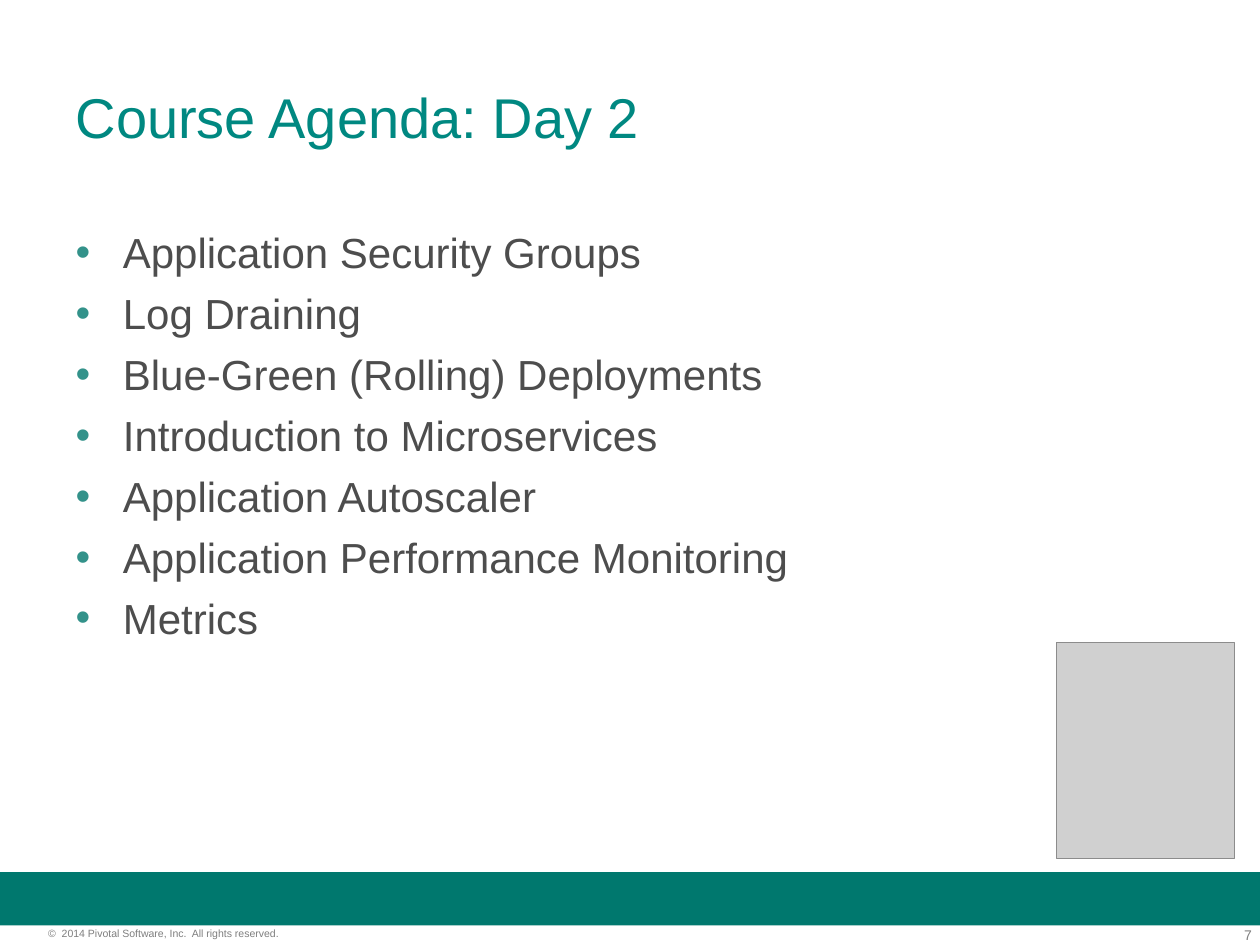
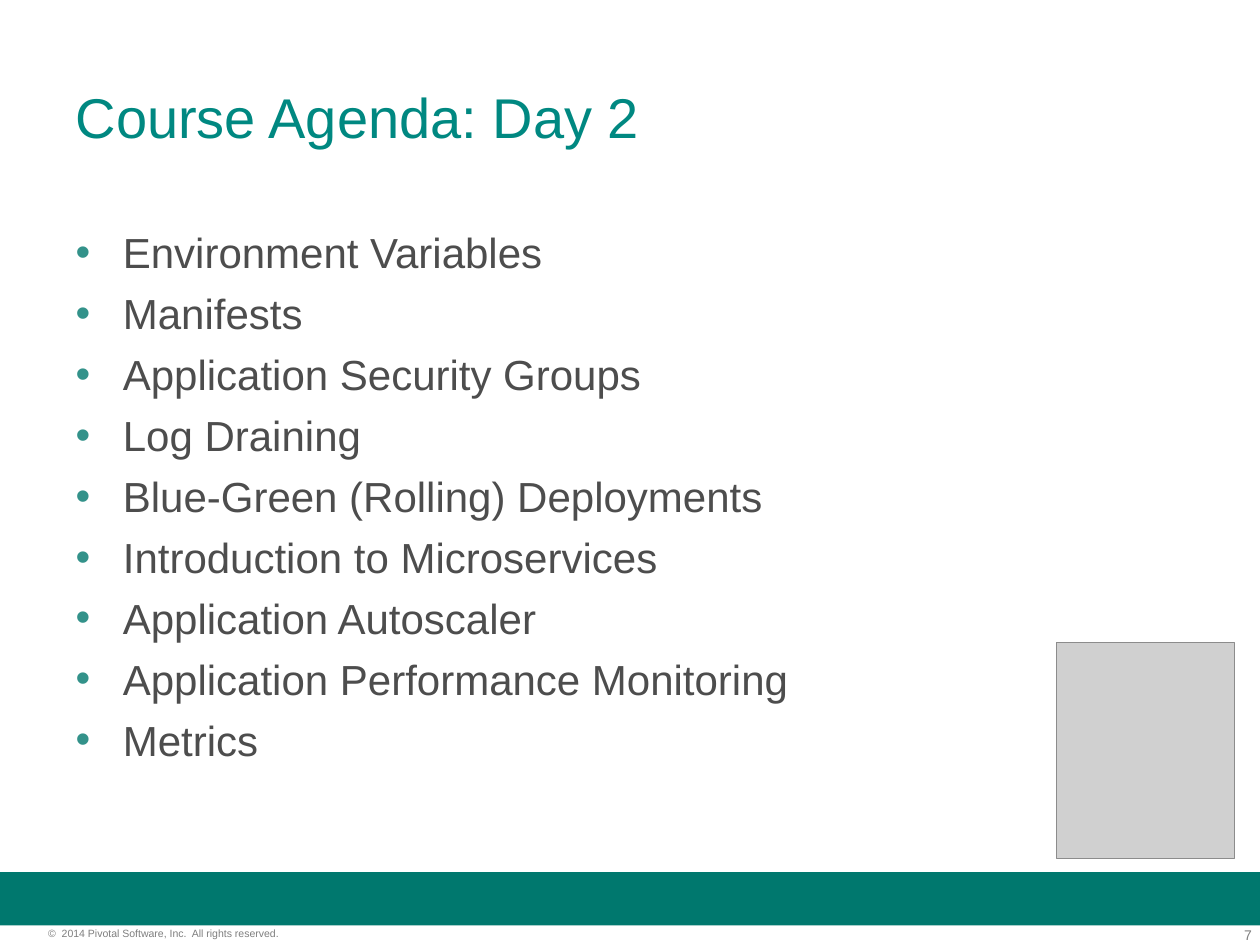
Before and after one commit to felipeg48/pcf-developer-cb, a slide deck: slide 7 of slides/00-introduction.ppt. Drawn at 1260x945 pixels with LibreOffice and Linux fonts; fonts in the diff are those of the drawing; grey boxes stand for pictures; background and template pictures are left out. Boxes give left, top, right and bottom in pixels: in the first picture for what was removed or moved away, otherwise in the second. Text is boxed around its words. In the diff, an @@ line names an element or a change of style, - is before the commit and + after.

```diff
--- a/slides/00-introduction.ppt
+++ b/slides/00-introduction.ppt
@@ text at <box>123,237,542,330</box>: paragraphs added @@
+• Environment Variables
+• Manifests
```
Also in this commit, not shown: 4 other slides changed, 2 slides removed, 3 other files.
